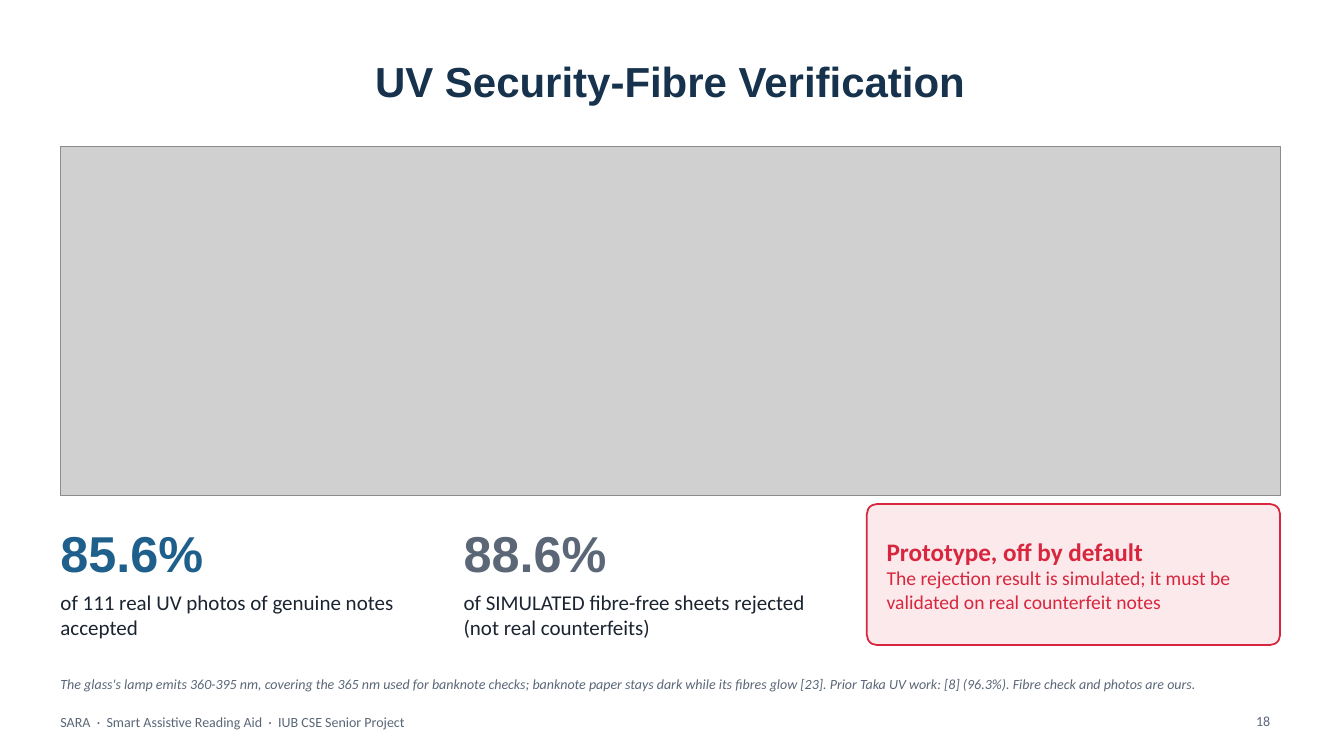
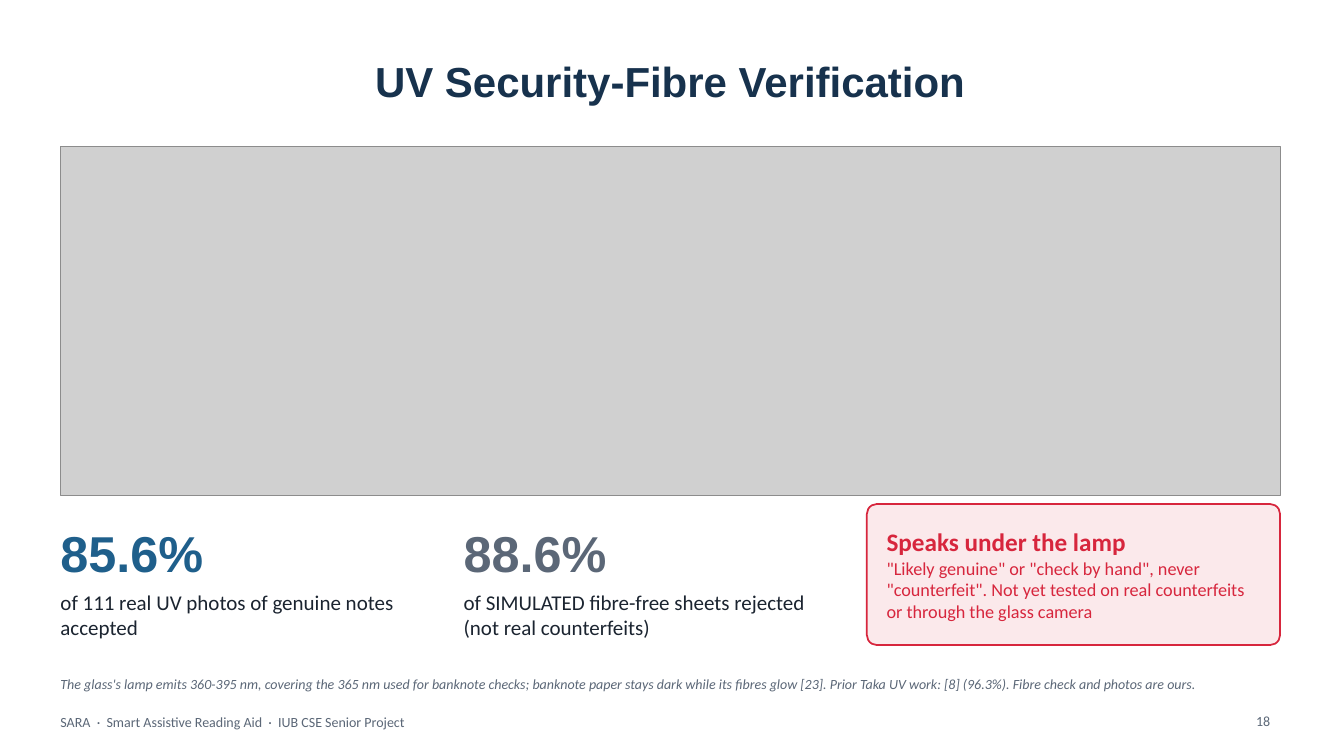
Before and after one commit to aflam330/Senior_project_wearable_glass_for_blind_people_using_ocr_and_ylo, a slide deck: slide 18 of Thesis Report and paper/thesis report/slides/SARA_Presentation.pptx. Drawn at 1344x756 pixels with LibreOffice and Linux fonts; fonts in the diff are those of the drawing; grey boxes stand for pictures; background and template pictures are left out. Boxes give left, top, right and bottom in pixels: in the first picture for what was removed or moved away, otherwise in the second. Text is boxed around its words. In the diff, an @@ line names an element or a change of style, - is before the commit and + after.

```diff
--- a/Thesis Report and paper/thesis report/slides/SARA_Presentation.pptx
+++ b/Thesis Report and paper/thesis report/slides/SARA_Presentation.pptx
@@ text in rounded rectangle at [887,533,1245,621]: text changed; size 14 to 13 pt @@
-Prototype, off by default
-The rejection result is simulated; it must be validated on real counterfeit notes
+Speaks under the lamp
+"Likely genuine" or "check by hand", never "counterfeit". Not yet tested on real counterfeits or through the glass camera
```
Also in this commit, not shown: 3 other slides changed, 11 other files.
